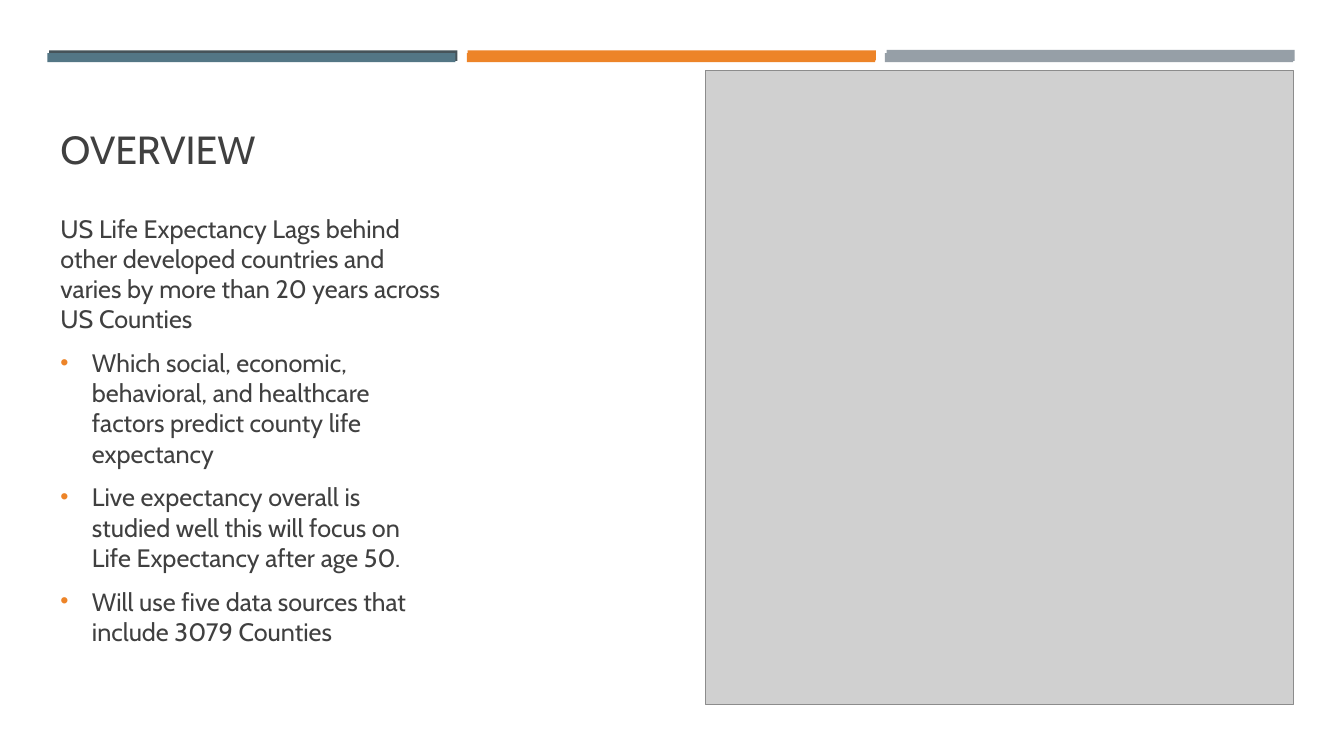
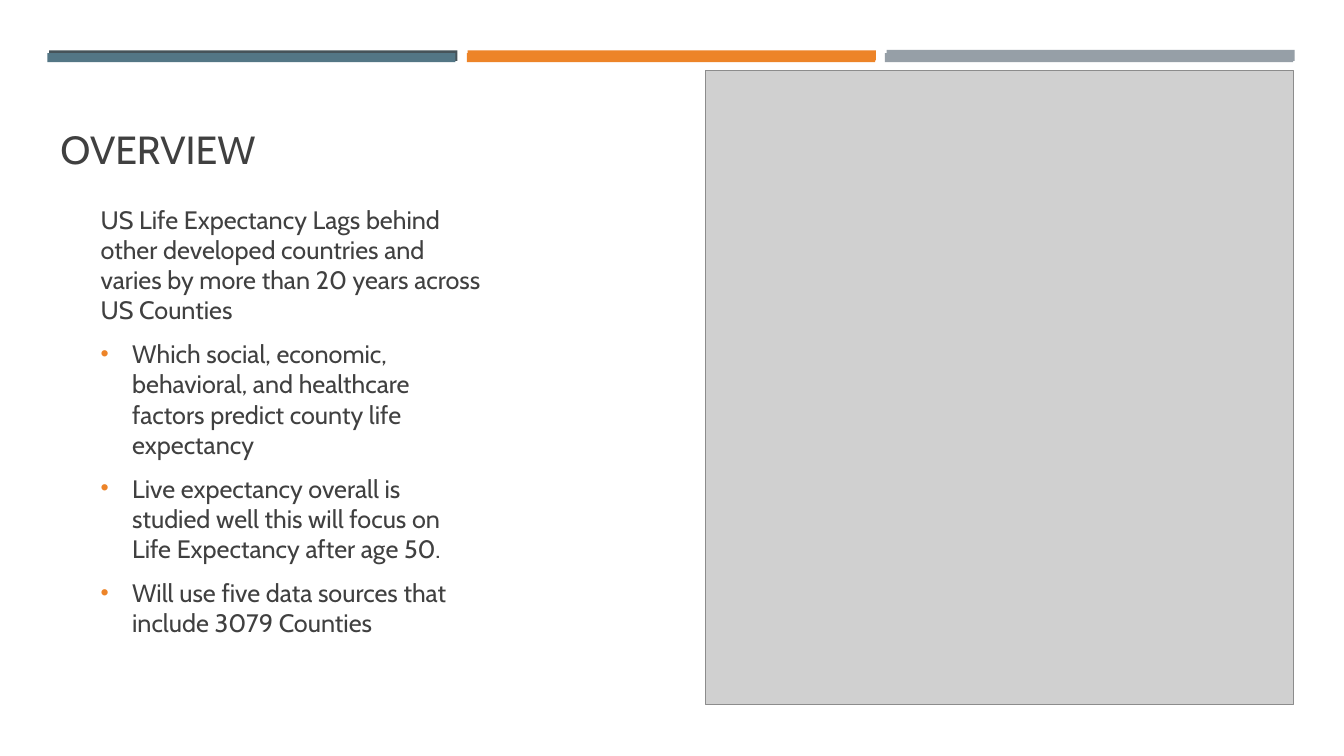
Before and after one commit to frogmantic/UMBC-DATA606-Capstone, a slide deck: slide 2 of docs/MichaelTylerData606Initial.pptx. Drawn at 1344x756 pixels with LibreOffice and Linux fonts; fonts in the diff are those of the drawing; grey boxes stand for pictures. Boxes give left, top, right and bottom in pixels: in the first picture for what was removed or moved away, otherwise in the second. Text is boxed around its words. In the diff, an @@ line names an element or a change of style, - is before the commit and + after.

Commit message:
Added Data Loader

```diff
--- a/docs/MichaelTylerData606Initial.pptx
+++ b/docs/MichaelTylerData606Initial.pptx
@@ text "US Life Expectancy Lags behind ...": place and size @@
-text "US Life Expectancy Lags behind ..." at [60, 219, 440, 642]
+text "US Life Expectancy Lags behind ..." at [101, 210, 480, 633]
```
Also in this commit, not shown: 1 other slide changed, 9 other files.
